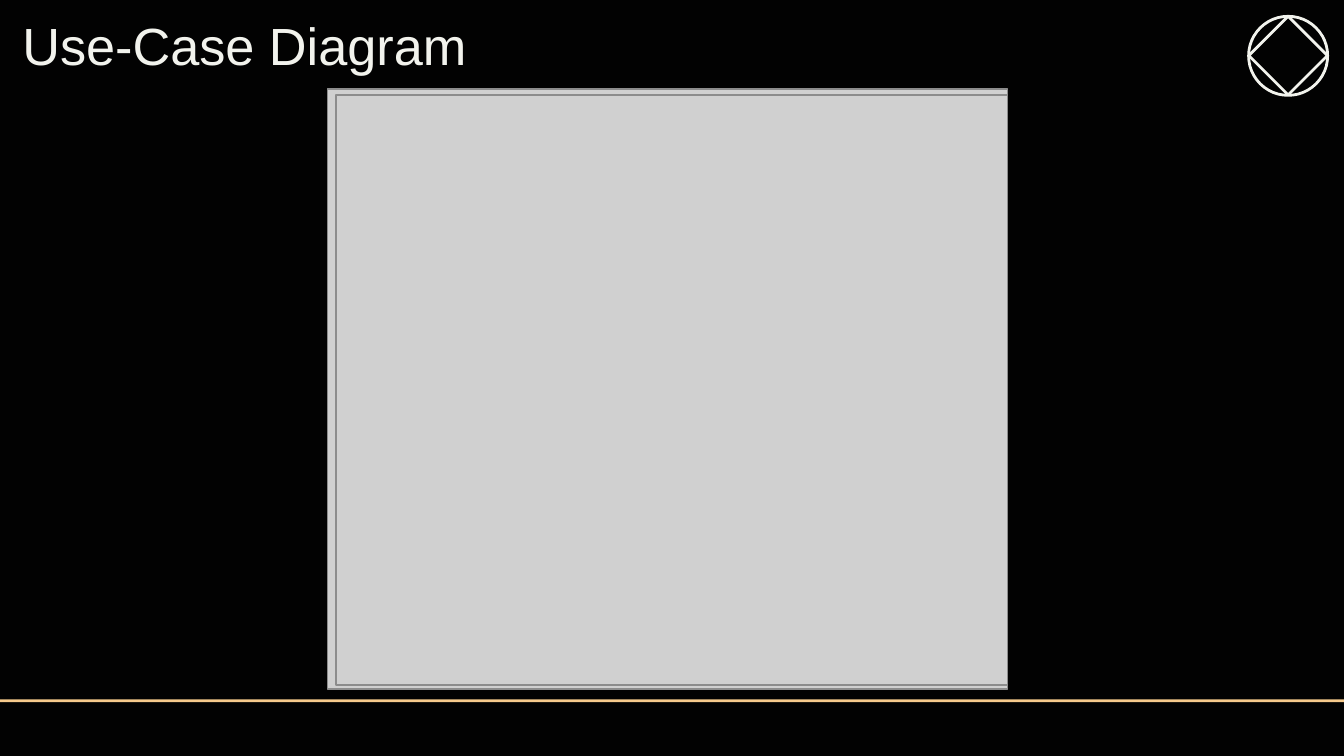
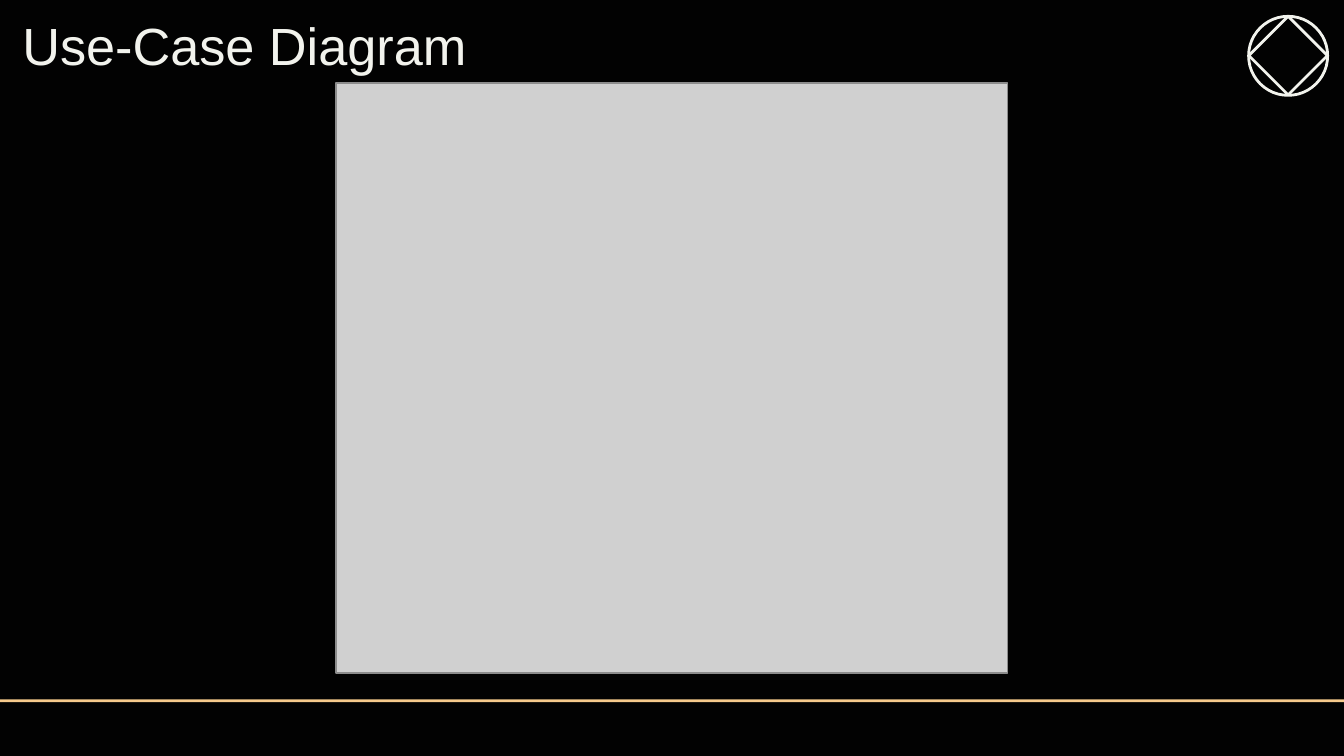
Before and after one commit to Insainian/UCM-Course-Stats, a slide deck: slide 3 of Phase 3/CSE111-Phase 3.pptx. Drawn at 1344x756 pixels with LibreOffice and Linux fonts; fonts in the diff are those of the drawing; grey boxes stand for pictures; background and template pictures are left out. Boxes give left, top, right and bottom in pixels: in the first picture for what was removed or moved away, otherwise in the second. Text is boxed around its words. In the diff, an @@ line names an element or a change of style, - is before the commit and + after.

Commit message:
Phase 3: Update powerpoint slides

```diff
--- a/Phase 3/CSE111-Phase 3.pptx
+++ b/Phase 3/CSE111-Phase 3.pptx
@@ picture removed at (327,89,1007,689) @@
@@ picture: place and size @@
-picture at (336,95,1008,683)
+picture at (336,83,1008,673)
@@ picture removed at (336,95,1008,685) @@
```
